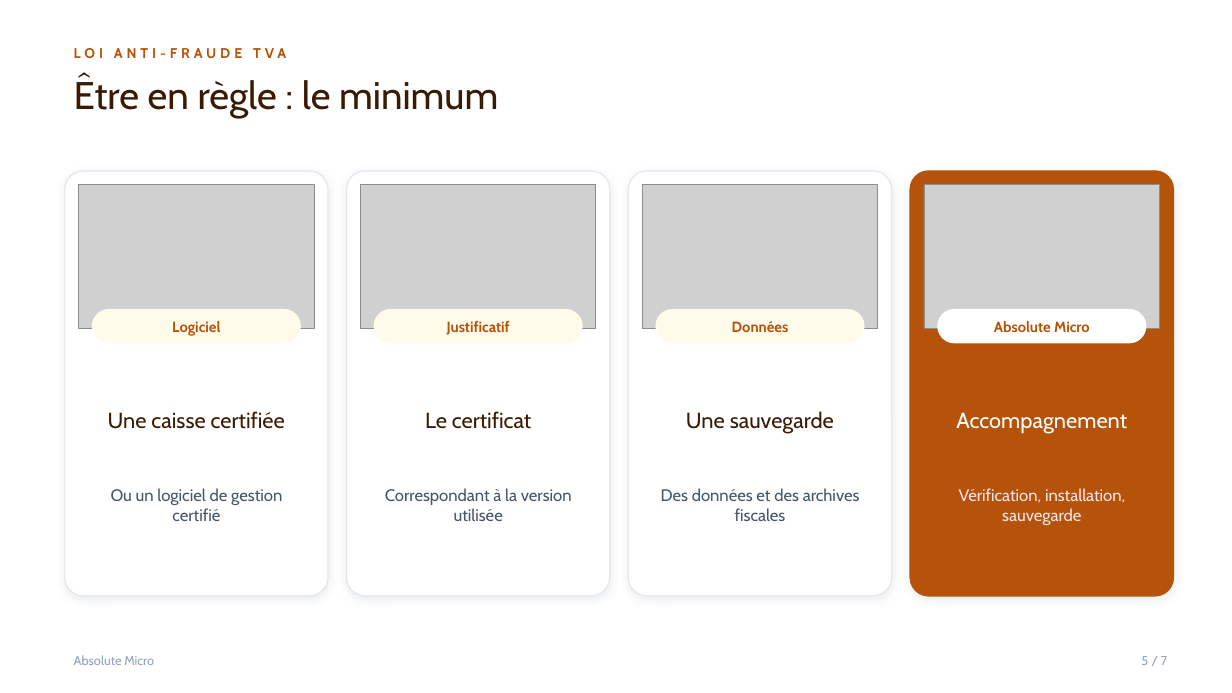
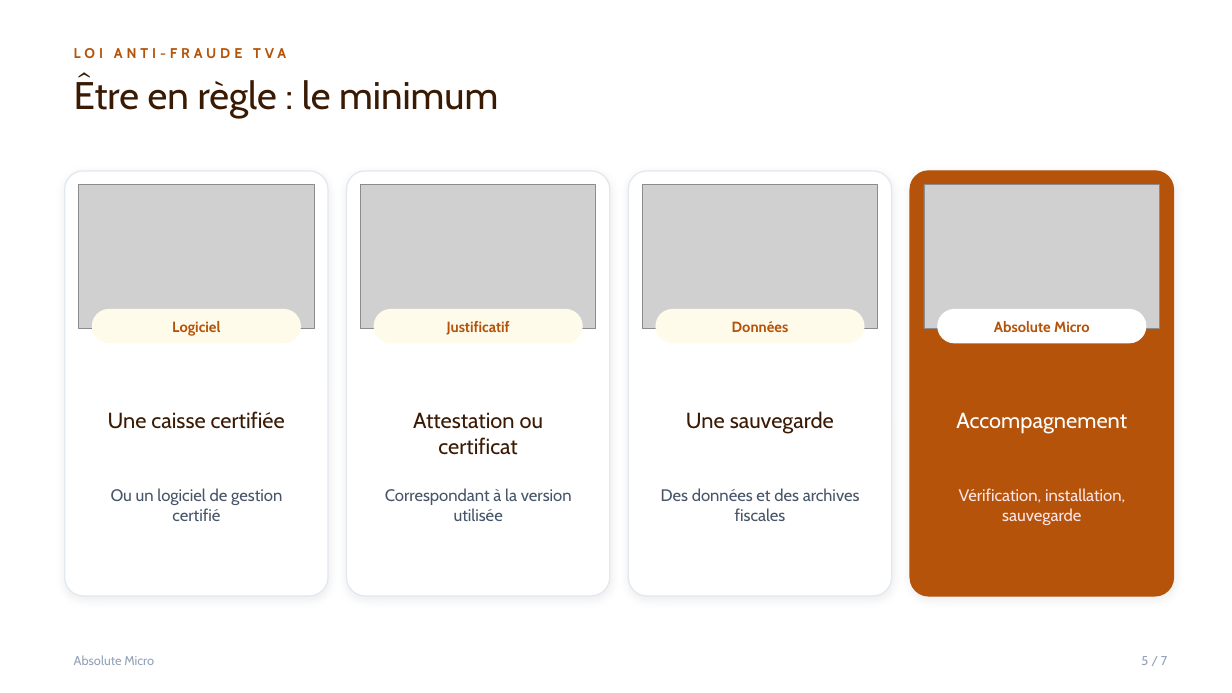
Before and after one commit to brunoflorin/absolute-devices, a slide deck: slide 6 of frontend/public/diaporamas/antifraude.pptx. Drawn at 1232x693 pixels with LibreOffice and Linux fonts; fonts in the diff are those of the drawing; grey boxes stand for pictures; background and template pictures are left out. Boxes give left, top, right and bottom in pixels: in the first picture for what was removed or moved away, otherwise in the second. Text is boxed around its words. In the diff, an @@ line names an element or a change of style, - is before the commit and + after.

```diff
--- a/frontend/public/diaporamas/antifraude.pptx
+++ b/frontend/public/diaporamas/antifraude.pptx
@@ text at bbox=[413, 412, 543, 455]: text changed @@
-Le certificat
+Attestation ou certificat
```
Also in this commit, not shown: 3 other slides changed, 6 other files.
